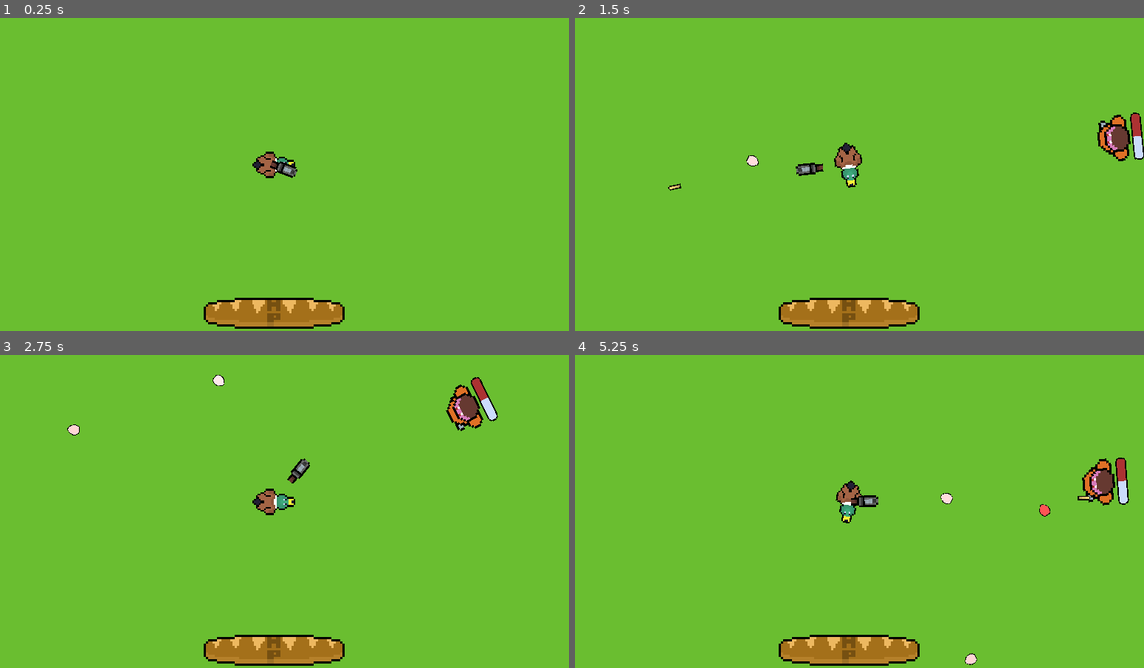
Above: before the commit, frames 1-4 (two rows, left to right).
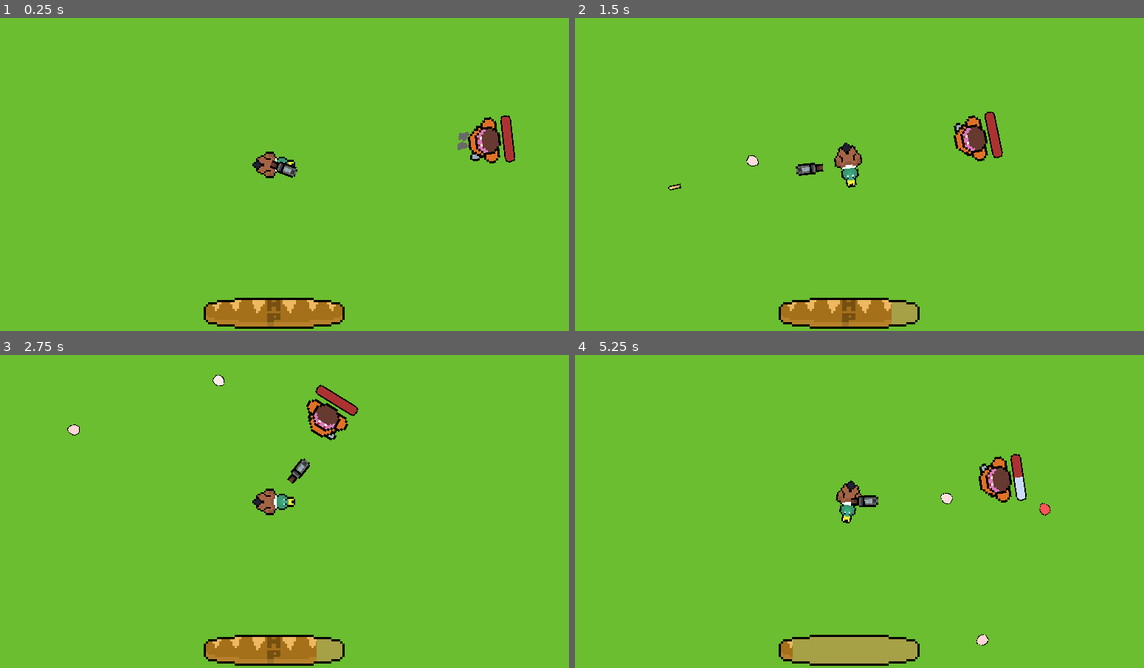
Above: after the commit, the same moments.

Repository: Z3BINI/game-design-final-project
Game: Godot game, scene res://scenes/quack_world/quack_man_world.tscn
The game is run twice, just before and just after one commit, with the same random seed, the same clock (stepped at 60 frames per second) and the same inputs. The project has no main scene, so this scene is started directly.
Inputs (mouse positions are in pixels of both pictures, inside the frame that each line leads up to):
- Up to frame 1 (0.25 s): no input
- Up to frame 2 (1.5 s): move the mouse to (978, 149) at 0.52 s; press the mouse at (978, 149) at 0.53 s; hold D (move_right) 0.53-1.28 s; tap Space (jump) at 0.77 s; move the mouse to (728, 180) at 1.27 s; release the mouse at (728, 180) at 1.28 s; hold S (move_backward) from 1.28 s (still down); click (728, 180) at 1.35 s
- Up to frame 3 (2.75 s): tap Space (jump) at 1.52 s; move the mouse to (330, 430) at 2.02 s; release S (move_backward) at 2.03 s; press the mouse at (330, 430) at 2.03 s; hold D (move_right) from 2.03 s (still down)
- Up to frame 4 (5.25 s): move the mouse to (819, 567) at 2.77 s; release D (move_right) at 2.78 s; release the mouse at (819, 567) at 2.78 s; hold W (move_forward) 2.78-3.53 s; click (819, 567) at 2.85 s; tap Space (jump) at 3.02, 3.77, 4.52 s; move the mouse to (1024, 552) at 3.52 s; press the mouse at (1024, 552) at 3.53 s; hold A (move_left) 3.53-5.03 s; move the mouse to (671, 452) at 4.27 s; release the mouse at (671, 452) at 4.28 s; click (671, 452) at 4.35 s; move the mouse to (876, 502) at 5.02 s; press the mouse at (876, 502) at 5.03 s; hold S (move_backward) from 5.03 s (still down)

The runs differ from the first frame. In frame 1, 1.0% of the frame differs, in the area x 80-91%, y 31-47%; in frame 2, 2.1%; in frame 3, 2.1%; in frame 4, 3.7%, in the area x 38-98%, y 31-100%.

Commit message:
Basic enemy attack chase loop
Update basic_enemy.tscn

Diff:
--- a/project.godot
+++ b/project.godot
@@ -22,6 +22,7 @@
 
 player=""
 projectiles=""
+enemy=""
 
 [input]
 
--- a/scenes/quack_world/components/damage_component.gd
+++ b/scenes/quack_world/components/damage_component.gd
@@ -5,6 +5,7 @@
 @export var can_dmg_player : bool = false
 
 func _on_area_entered(area : HealthComponent) -> void:
-	if area.get_parent() is PlayerQuack and !can_dmg_player:
+	if ((area.get_parent().is_in_group("player") and get_parent().is_in_group("player")) or
+	(area.get_parent().is_in_group("enemy") and get_parent().is_in_group("enemy"))):
 		return
 	area.take_dmg(DMG_AMOUNT)
--- a/scenes/quack_world/enemies/base/enemy.tscn
+++ b/scenes/quack_world/enemies/base/enemy.tscn
@@ -3,7 +3,7 @@
 [ext_resource type="Script" path="res://scripts/quack_world/enemies/base/enemy.gd" id="1_lm44b"]
 [ext_resource type="PackedScene" uid="uid://cg17ct0rih7uj" path="res://scenes/quack_world/components/health_component.tscn" id="2_jk53q"]
 
-[node name="Enemy" type="CharacterBody2D"]
+[node name="Enemy" type="CharacterBody2D" groups=["enemy"]]
 collision_layer = 8
 collision_mask = 31
 motion_mode = 1
--- a/scenes/quack_world/enemies/basic_enemy.tscn
+++ b/scenes/quack_world/enemies/basic_enemy.tscn
@@ -1,10 +1,11 @@
-[gd_scene load_steps=11 format=3 uid="uid://b0xu61syhowr2"]
+[gd_scene load_steps=17 format=3 uid="uid://b0xu61syhowr2"]
 
 [ext_resource type="PackedScene" uid="uid://cijhy7nf7ge6x" path="res://scenes/quack_world/enemies/base/enemy.tscn" id="1_btfs5"]
 [ext_resource type="Texture2D" uid="uid://bjmog68mf4xse" path="res://assets/quack_man/enemies/enemy_1.png" id="2_fmvc8"]
 [ext_resource type="Texture2D" uid="uid://cve57mhh1vgfn" path="res://assets/quack_man/ui/hp_bar/background.png" id="3_qfv3g"]
 [ext_resource type="Texture2D" uid="uid://2dvtlpnv2l0g" path="res://assets/quack_man/ui/hp_bar/border.png" id="4_umijs"]
 [ext_resource type="Texture2D" uid="uid://d22wdvvvdg2d1" path="res://assets/quack_man/ui/hp_bar/fill.png" id="5_xs7po"]
+[ext_resource type="PackedScene" uid="uid://dvql8uq18iq3q" path="res://scenes/quack_world/components/damage_component.tscn" id="6_a7cgj"]
 
 [sub_resource type="CapsuleShape2D" id="CapsuleShape2D_kn4sy"]
 radius = 44.0
@@ -38,6 +39,42 @@
 "transitions": PackedFloat32Array(1),
 "update": 0,
 "values": [0.0349066]
+}
+tracks/2/type = "value"
+tracks/2/imported = false
+tracks/2/enabled = true
+tracks/2/path = NodePath("../AttackEffect:emitting")
+tracks/2/interp = 1
+tracks/2/loop_wrap = true
+tracks/2/keys = {
+"times": PackedFloat32Array(0),
+"transitions": PackedFloat32Array(1),
+"update": 1,
+"values": [true]
+}
+tracks/3/type = "value"
+tracks/3/imported = false
+tracks/3/enabled = true
+tracks/3/path = NodePath("../EnemySprite:scale")
+tracks/3/interp = 1
+tracks/3/loop_wrap = true
+tracks/3/keys = {
+"times": PackedFloat32Array(0),
+"transitions": PackedFloat32Array(1),
+"update": 0,
+"values": [Vector2(6, 6)]
+}
+tracks/4/type = "value"
+tracks/4/imported = false
+tracks/4/enabled = true
+tracks/4/path = NodePath("../DamageComponent/CollisionShape2D:disabled")
+tracks/4/interp = 1
+tracks/4/loop_wrap = true
+tracks/4/keys = {
+"times": PackedFloat32Array(0),
+"transitions": PackedFloat32Array(1),
+"update": 1,
+"values": [true]
 }
 
 [sub_resource type="Animation" id="Animation_eanl3"]
@@ -70,11 +107,75 @@
 "values": [0.0349066, 0.0174533, -0.0174533, -0.0349066, -0.0174533, 0.0174533]
 }
 
+[sub_resource type="Animation" id="Animation_23l5a"]
+resource_name = "attack"
+length = 0.5
+step = 0.05
+tracks/0/type = "value"
+tracks/0/imported = false
+tracks/0/enabled = true
+tracks/0/path = NodePath("../AttackEffect:emitting")
+tracks/0/interp = 1
+tracks/0/loop_wrap = true
+tracks/0/keys = {
+"times": PackedFloat32Array(0),
+"transitions": PackedFloat32Array(1),
+"update": 1,
+"values": [true]
+}
+tracks/1/type = "value"
+tracks/1/imported = false
+tracks/1/enabled = true
+tracks/1/path = NodePath("../EnemySprite:scale")
+tracks/1/interp = 1
+tracks/1/loop_wrap = true
+tracks/1/keys = {
+"times": PackedFloat32Array(0, 0.2, 0.5),
+"transitions": PackedFloat32Array(1, 1, 1),
+"update": 0,
+"values": [Vector2(6, 6), Vector2(6, 8), Vector2(6, 6)]
+}
+tracks/2/type = "value"
+tracks/2/imported = false
+tracks/2/enabled = true
+tracks/2/path = NodePath("../DamageComponent/CollisionShape2D:disabled")
+tracks/2/interp = 1
+tracks/2/loop_wrap = true
+tracks/2/keys = {
+"times": PackedFloat32Array(0, 0.05, 0.1),
+"transitions": PackedFloat32Array(1, 1, 1),
+"update": 1,
+"values": [true, false, true]
+}
+
 [sub_resource type="AnimationLibrary" id="AnimationLibrary_a7r2r"]
 _data = {
 "RESET": SubResource("Animation_xvp0a"),
+"attack": SubResource("Animation_23l5a"),
 "chase": SubResource("Animation_eanl3")
 }
+
+[sub_resource type="Gradient" id="Gradient_8bexj"]
+offsets = PackedFloat32Array(0.0887728, 1)
+
+[sub_resource type="GradientTexture1D" id="GradientTexture1D_7qltf"]
+gradient = SubResource("Gradient_8bexj")
+
+[sub_resource type="ParticleProcessMaterial" id="ParticleProcessMaterial_kis5y"]
+particle_flag_disable_z = true
+emission_shape = 1
+emission_sphere_radius = 20.0
+angle_min = -720.0
+angle_max = 720.0
+initial_velocity_min = 75.0
+initial_velocity_max = 150.0
+gravity = Vector3(0, 0, 0)
+scale_max = 15.0
+color_ramp = SubResource("GradientTexture1D_7qltf")
+
+[sub_resource type="CapsuleShape2D" id="CapsuleShape2D_3435a"]
+radius = 22.0
+height = 96.0
 
 [node name="BasicEnemy" instance=ExtResource("1_btfs5")]
 
@@ -112,4 +213,21 @@
 texture_over = ExtResource("4_umijs")
 texture_progress = ExtResource("5_xs7po")
 
+[node name="AttackEffect" type="GPUParticles2D" parent="." index="6"]
+position = Vector2(40, 0)
+amount = 16
+process_material = SubResource("ParticleProcessMaterial_kis5y")
+lifetime = 0.5
+one_shot = true
+explosiveness = 1.0
+
+[node name="DamageComponent" parent="." index="7" instance=ExtResource("6_a7cgj")]
+DMG_AMOUNT = 1.0
+can_dmg_player = true
+
+[node name="CollisionShape2D" type="CollisionShape2D" parent="DamageComponent" index="0"]
+position = Vector2(68, 0)
+shape = SubResource("CapsuleShape2D_3435a")
+disabled = true
+
 [connection signal="died" from="HealthComponent" to="." method="_on_health_component_died"]
--- a/scenes/quack_world/quack_man_world.tscn
+++ b/scenes/quack_world/quack_man_world.tscn
@@ -64,4 +64,4 @@
 position = Vector2(-1738, 271)
 
 [node name="BasicEnemy" parent="." instance=ExtResource("2_uh5wc")]
-position = Vector2(-794, 209)
+position = Vector2(-1182, 209)
--- a/scripts/quack_world/enemies/base/enemy.gd
+++ b/scripts/quack_world/enemies/base/enemy.gd
@@ -5,13 +5,16 @@
 @export var ACCEL : float = 300
 @export var DECEL : float = 100
 @export var ATTACK_DISTANCE : float = 155
+@export var ATTACK_CD : float = 2.5
 
 @onready var navigation_agent_2d = $NavigationAgent2D
+@onready var animation_player = $AnimationPlayer
 
 enum state {CHASE, ATTACK, DIE}
 
 var current_state : state = state.CHASE
 var player : PlayerQuack
+var cd_counter : float = ATTACK_CD
 
 func _ready():
 	player = get_tree().get_first_node_in_group("player")
@@ -30,13 +33,23 @@
 			if velocity != Vector2.ZERO:
 				velocity = velocity.move_toward(Vector2.ZERO, DECEL * delta)
 			var player_dist : float = (player.global_position - global_position).length()
+			cd_counter -= delta
+
+			if cd_counter <= 0:
+				cd_counter = ATTACK_CD
+				animation_player.play("attack")
+
 			if player_dist > ATTACK_DISTANCE:
 				current_state = state.CHASE
+				animation_player.play("chase")
+
 	look_at(player.global_position)
 	move_and_slide()
 
 func _on_navigation_agent_2d_target_reached():
 	current_state = state.ATTACK
+	if cd_counter == ATTACK_CD:
+		animation_player.play("attack")
 
 func dump_first_physics_frame() -> void:
 	#wait until just before the second physics_frame is ready to go, then
@@ -44,6 +57,5 @@
 	await get_tree().physics_frame
 	set_physics_process(true)
 
-
 func _on_health_component_died() -> void:
 	queue_free()
